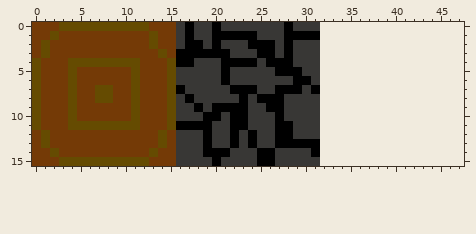
Two states of a pixel-art sprite, assets/sprites/tile_set.png. That is the earlier state.
The file is 32x16 pixels. The old version is drawn lined up with the new one, on the new canvas.
The same view after the edit:
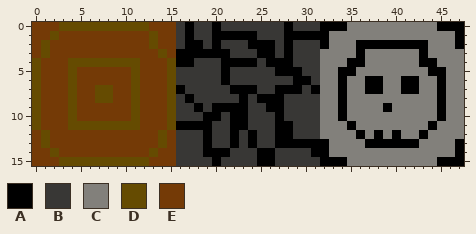
Palette (. is transparent): A #000000  B #383735  C #82807b  D #654b01  E #743a06
What changed:
canvas 32x16 -> 48x16
Colour A is added in row 0 at x 32 to 34 and 45 to 47; in row 1 at x 32 and 47; in row 2 at x 32, 36 to 43 and 47; in row 3 at x 36 and 43; in row 4 at x 35 to 36 and 43 to 44; in row 5 at x 34 to 35 and 44 to 45.
Colour A is added in rows 6 to 7 at x 34, 37 to 38, 41 to 42 and 45; in row 8 at x 34 and 45; in row 9 at x 34, 39 and 45; in row 10 at x 34 and 45; in row 11 at x 35 and 44; in row 12 at x 36, 38, 40 and 43.
Colour A is added in row 13 at x 32, 37 to 42 and 47; in row 14 at x 32 and 47; in row 15 at x 32 to 34 and 45 to 47.
Colour C is added in row 0 at x 35 to 44; in row 1 at x 33 to 46; in row 2 at x 33 to 35 and 44 to 46; in row 3 at x 32 to 35, 37 to 42 and 44 to 47; in row 4 at x 32 to 34, 37 to 42 and 45 to 47; in row 5 at x 32 to 33, 36 to 43 and 46 to 47.
Colour C is added in rows 6 to 7 at x 32 to 33, 35 to 36, 39 to 40, 43 to 44 and 46 to 47; in row 8 at x 32 to 33, 35 to 44 and 46 to 47; in row 9 at x 32 to 33, 35 to 38, 40 to 44 and 46 to 47; in row 10 at x 32 to 33, 35 to 44 and 46 to 47; in row 11 at x 32 to 34, 36 to 43 and 45 to 47; in row 12 at x 32 to 35, 37, 39, 41 to 42 and 44 to 47.
Colour C is added in row 13 at x 33 to 36 and 43 to 46; in row 14 at x 33 to 46; in row 15 at x 35 to 44.
